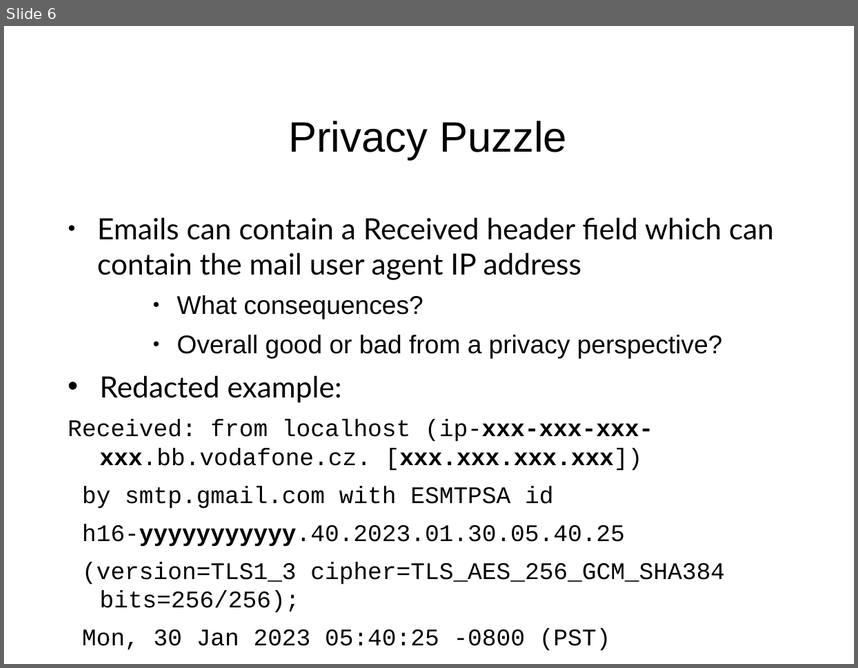
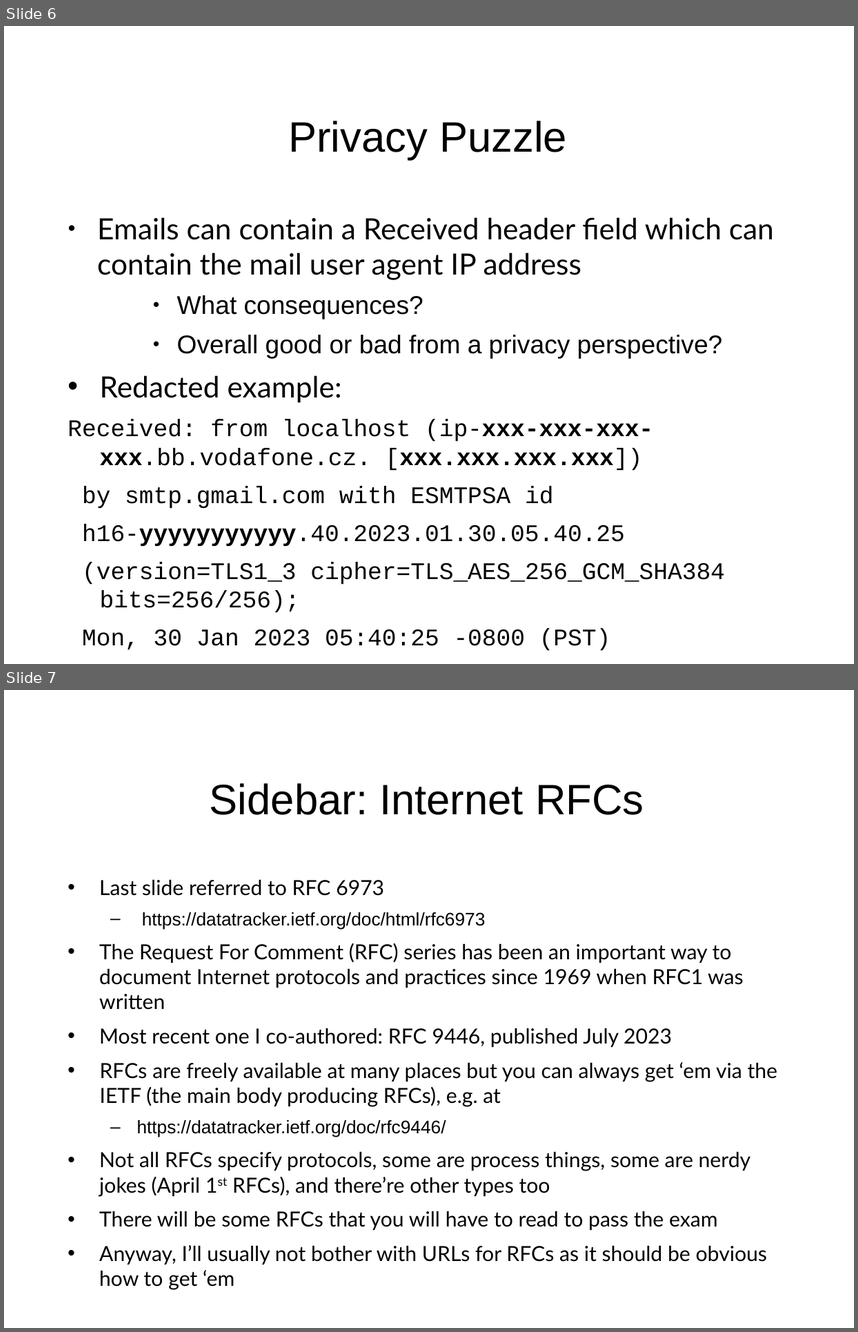
Before and after one commit to sftcd/cs7053, a slide deck: 2024lectures/01-processes.odp. Shown one above the other, each under a label of ours: slide 6 before the commit, slides 6 and 7 after it. The pictures are 858x668 and 858x1332 pixels, drawn with LibreOffice and Linux fonts; fonts in the diff are those of the drawing. Boxes give left, top, right and bottom in pixels: in the first picture for what was removed or moved away, otherwise in the second. Text is boxed around its words. In the diff, an @@ line names an element or a change of style, - is before the commit and + after.

```diff
--- a/2024lectures/01-processes.odp
+++ b/2024lectures/01-processes.odp
@@ slide 7 added at [4,690,854,1328], background #FFFFFF @@
@@ title added at [210,783,644,815], 36 pt, text #000000 @@
+Sidebar: Internet RFCs
@@ text added at [99,879,778,1264], 17.6 pt, text #000000 @@
+• Last slide referred to RFC 6973
+  – https://datatracker.ietf.org/doc/html/rfc6973
+• The Request For Comment (RFC) series has been an important way to document Internet protocols and practices since 1969 when RFC1 was written
+• Most recent one I co-authored: RFC 9446, published July 2023
+• RFCs are freely available at many places but you can always get ‘em via the IETF (the main body producing RFCs), e.g. at
+  – https://datatracker.ietf.org/doc/rfc9446/
+• Not all RFCs specify protocols, some are process things, some are nerdy jokes (April 1st RFCs), and there’re other types too
+• There will be some RFCs that you will have to read to pass the exam
+• Anyway, I’ll usually not bother with URLs for RFCs as it should be obvious how to get ‘em
```
Also in this commit, not shown: 1 slide changed, 4 other files.
